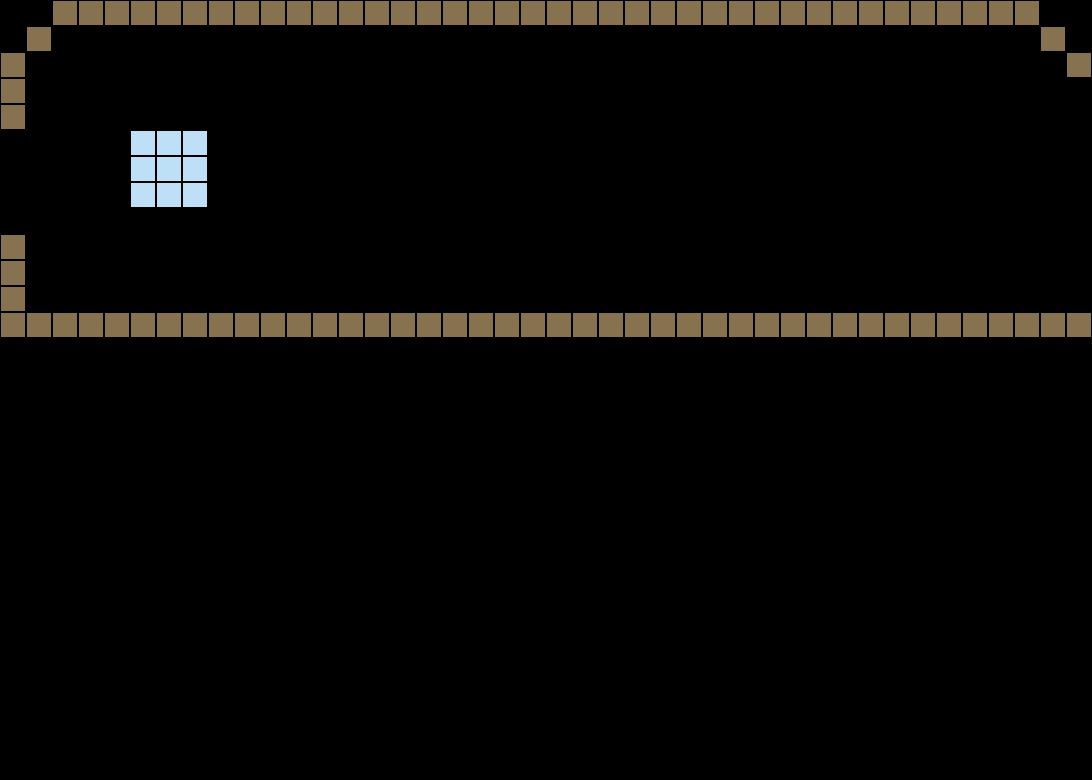
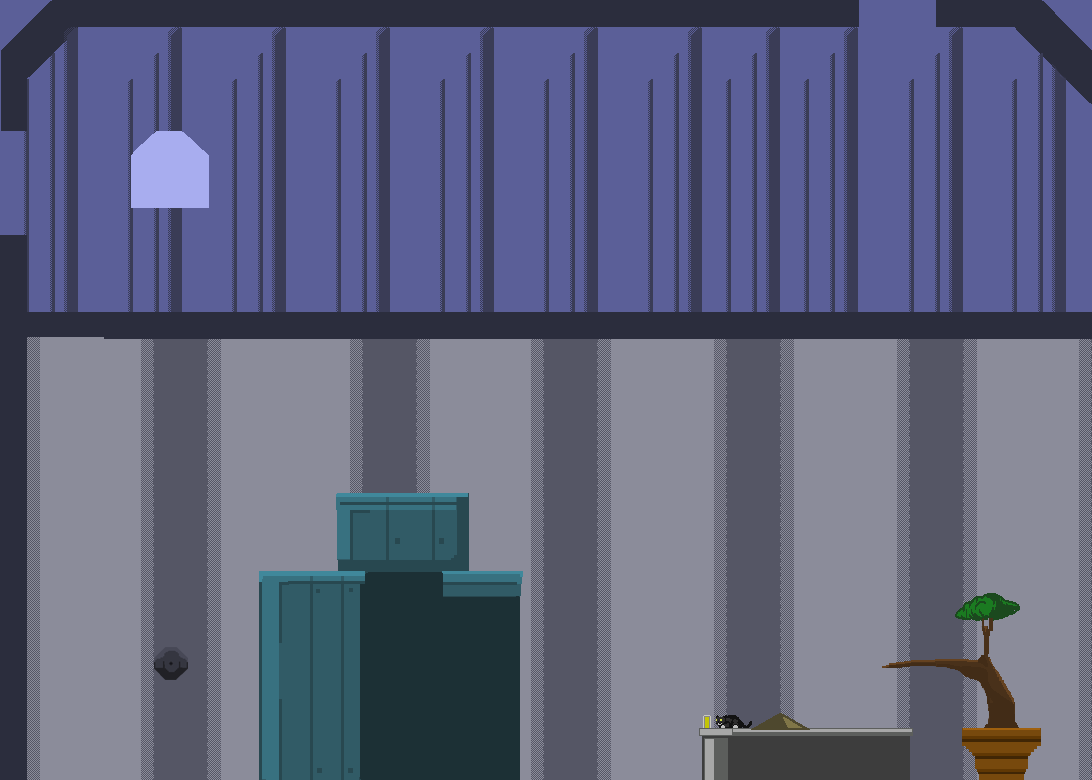
Layer changes from the first 1092×780 image to the second:
painted on "Layer 1" over (0, 0, 1092, 780)
added layer "Layer 5" above "Layer 4" over (882, 593, 1041, 780)
added layer "Layer 4" above "Layer 3" over (699, 713, 913, 780)
added layer "Layer 3" above "Layer 2" over (716, 715, 752, 728)
added layer "Layer 2" above "Layer 0" over (154, 647, 188, 680)
renamed "Layer 1 copy" to "Layer 0", painted on it over (0, 0, 1092, 780)
